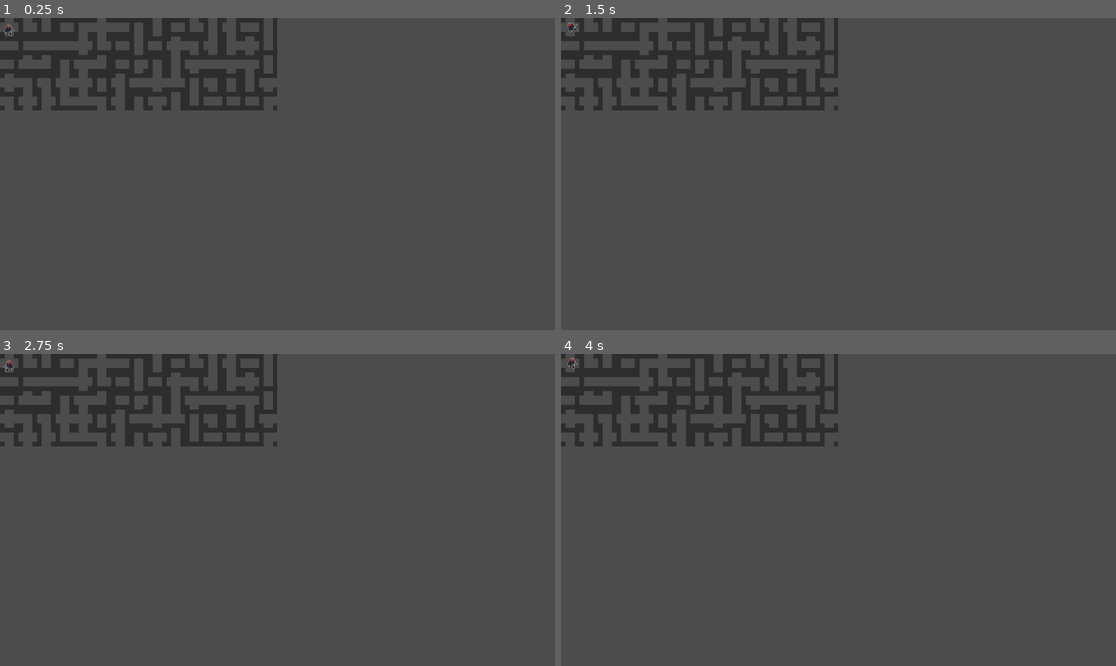
Above: before the commit, frames 1-4 (two rows, left to right).
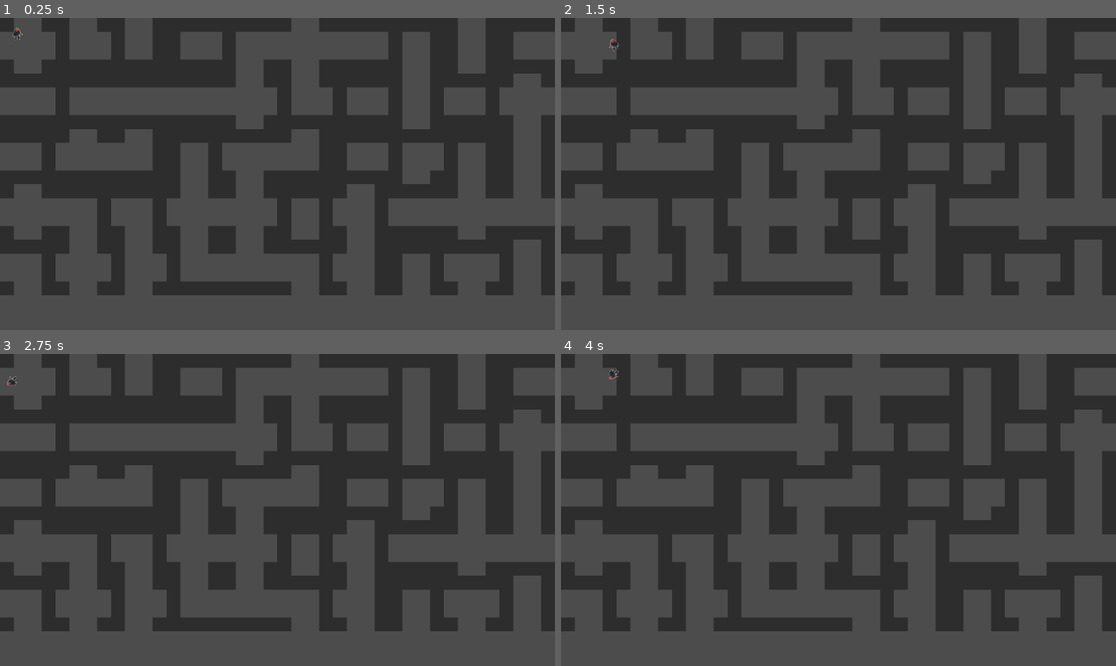
Above: after the commit, the same moments.

Repository: DorianSnowball/amazeing-mine
Game: Godot game, scene res://Gamefield.tscn
Same seed, same stepped clock (60 frames per second), same inputs: the game is played once before the commit and once after it.
Inputs:
- Up to frame 1 (0.25 s): no input
- Up to frame 2 (1.5 s): hold D (move_right) from 0.53 s (still down); tap Space (jümp) at 0.6, 1.35 s; tap Enter at 1.25 s
- Up to frame 3 (2.75 s): release D (move_right) at 2.03 s; hold A (move_left) from 2.03 s (still down); tap Space (jümp) at 2.1 s
- Up to frame 4 (4 s): release A (move_left) at 2.78 s; hold D (move_right) from 2.78 s (still down); tap Space (jümp) at 2.85, 3.6 s

The runs differ from the first frame. In frame 1, 42% of the frame differs, in the area x 0-100%, y 0-89%; in frame 2, 42%; in frame 3, 42%; in frame 4, 42%.

Commit message:
scaled up tiles by 3

Diff:
--- a/game/Dwarf.gd
+++ b/game/Dwarf.gd
@@ -15,40 +15,40 @@
 
 func _physics_process(delta):
 
-	velocity.x = 0
+    velocity.x = 0
 
-	# movement input here
-	if Input.is_action_pressed("move_left"):
-		velocity.x -= speed
-	if Input.is_action_pressed("move_right"):
-		velocity.x += speed
+    # movement input here
+    if Input.is_action_pressed("move_left"):
+        velocity.x -= speed
+    if Input.is_action_pressed("move_right"):
+        velocity.x += speed
 
-	# applying the velocity
-	velocity = move_and_slide(velocity, Vector2.UP)
+    # applying the velocity
+    velocity = move_and_slide(velocity, Vector2.UP)
 
-	# gravity
-	velocity.y += gravity * delta
+    # gravity
+    velocity.y += gravity * delta
 
-	# jump input
-	if Input.is_action_just_pressed("jümp") and is_on_floor():
-		velocity.y -= jumpforce
-		#sprite.flip_v = true
-		#yield(get_tree().create_timer(0.6),"timeout")
-		#sprite.flip_v = false
-		if velocity.x < 0:
-			for x in range(30): #16
-				sprite.rotation_degrees += 360/30  #22.5
-				yield(get_tree().create_timer(0.6/30),"timeout")
-		elif velocity.x >= 0:
-			for x in range(30): #16
-				sprite.rotation_degrees -= 360/30  #22.5
-				yield(get_tree().create_timer(0.6/30),"timeout")
+    # jump input
+    if Input.is_action_just_pressed("jümp") and is_on_floor():
+        velocity.y -= jumpforce
+        #sprite.flip_v = true
+        #yield(get_tree().create_timer(0.6),"timeout")
+        #sprite.flip_v = false
+        if velocity.x < 0:
+            for x in range(30): #16
+                sprite.rotation_degrees += 360/30  #22.5
+                yield(get_tree().create_timer(0.6/30),"timeout")
+        elif velocity.x >= 0:
+            for x in range(30): #16
+                sprite.rotation_degrees -= 360/30  #22.5
+                yield(get_tree().create_timer(0.6/30),"timeout")
 
-	# sprite direction
-	if velocity.x < 0:
-		sprite.flip_h = false
-	elif velocity.x > 0:
-		sprite.flip_h = true
+    # sprite direction
+    if velocity.x < 0:
+        sprite.flip_h = false
+    elif velocity.x > 0:
+        sprite.flip_h = true
 
 
 # Declare member variables here. Examples:
--- a/game/Gamefield.gd
+++ b/game/Gamefield.gd
@@ -19,96 +19,96 @@
 
 # Called when the node enters the scene tree for the first time.
 func _ready():
-	# init 2d array
-	for x in range(fieldsize_height):
-		field.append([])
-		field[x]=[]
-		for y in range(fieldsize_width):
-			field[x].append([])
-			field[x][y]=0
+    # init 2d array
+    for x in range(fieldsize_height):
+        field.append([])
+        field[x]=[]
+        for y in range(fieldsize_width):
+            field[x].append([])
+            field[x][y]=0
 
-	# draw field and test insert functions
-	drawField()
-	spawnDwarf()
-	#insertCol(true,2,1)
-	#yield(get_tree().create_timer(2.0),"timeout")
-	#drawField()
-	#insertCol(false,3,1)
-	#insertCol(true,2,0)
-	#yield(get_tree().create_timer(2.0),"timeout")
-	#drawField()
+    # draw field and test insert functions
+    drawField()
+    spawnDwarf()
+    #insertCol(true,2,1)
+    #yield(get_tree().create_timer(2.0),"timeout")
+    #drawField()
+    #insertCol(false,3,1)
+    #insertCol(true,2,0)
+    #yield(get_tree().create_timer(2.0),"timeout")
+    #drawField()
 
 func insertRow(left, row, tile):
-	row = field[row]
-	if left:
-		row.push_front(tile)
-		row.pop_back()
-	else:
-		row.push_back(tile)
-		row.pop_front()
+    row = field[row]
+    if left:
+        row.push_front(tile)
+        row.pop_back()
+    else:
+        row.push_back(tile)
+        row.pop_front()
 
 func insertCol(top, col, tile):
-	var row = [tile]
-	for i in field:
-		if top:
-			row.push_back(i[col])
-		else:
-			row.push_front(i[col])
+    var row = [tile]
+    for i in field:
+        if top:
+            row.push_back(i[col])
+        else:
+            row.push_front(i[col])
 
-	if top:
-		row.pop_back()
-	else:
-		row.pop_front()
+    if top:
+        row.pop_back()
+    else:
+        row.pop_front()
 
-	var j = 0
-	for i in field:
-		i[col] = row[j]
-		j+=1
+    var j = 0
+    for i in field:
+        i[col] = row[j]
+        j+=1
 
 
 
 func drawField():
-	tile_list.shuffle()
-	var i = 0
-	var j = 0
-	$".".get_children().clear()
-	for row in field:
-		for node in row:
-			var tile : KinematicBody2D = tile_list[randi() % tile_list.size()].instance()
-			tile.position = Vector2(j*64+32,i*64+32)
+    tile_list.shuffle()
+    var i = 0
+    var j = 0
+    $".".get_children().clear()
+    for row in field:
+        for node in row:
+            var tile : KinematicBody2D = tile_list[randi() % tile_list.size()].instance()
+            tile.position = Vector2(j*192+96,i*192+96)
 
-			#if randi() % 2 == 1:
-				#node.scale.y *= -1
+            #if randi() % 2 == 1:
+                #node.scale.y *= -1
 
-			#if randi() % 2 == 1:
-				#node.scale.x *= -1
+            #if randi() % 2 == 1:
+                #node.scale.x *= -1
 
-			tile.rotate((randi() % 4)* 1.5707963268)
+            tile.rotate((randi() % 4)* 1.5707963268)
 
 
-			$".".add_child(tile)
-			j+=1
-		i+=1
-		j=0
+            $".".add_child(tile)
+            j+=1
+        i+=1
+        j=0
 
 func spawnDwarf():
-	var dwarf = load("res://Dwarf.tscn").instance()
-	dwarf.position = Vector2(32, 32)
-	$".".add_child(dwarf)
-	#for row in field:
-		#for node in row:
-		#	#var sprite = $Tile_Corner
-		#	var sprite = Sprite.new()
-		#	sprite.texture = load(getTileTextureById(node))
-		#	sprite.position = Vector2(j*64+32,i*64+32)
-		#
-		#	$".".add_child(sprite)
-		#	j+=1
-		#i+=1
-		#j=0
+    var dwarf = load("res://Dwarf.tscn").instance()
+    dwarf.position = Vector2(32, 32)
+    $".".add_child(dwarf)
+    #for row in field:
+        #for node in row:
+        #	#var sprite = $Tile_Corner
+        #	var sprite = Sprite.new()
+        #	sprite.texture = load(getTileTextureById(node))
+        #	sprite.position = Vector2(j*64+32,i*64+32)
+        #
+        #	$".".add_child(sprite)
+        #	j+=1
+        #i+=1
+        #j=0
 
 func getTileTextureById(id):
-	return "res://Sprites/tile"+str(id)+".png"
+    return "res://Sprites/tile"+str(id)+".png"
 
 # Called every frame. 'delta' is the elapsed time since the previous frame.
 #func _process(delta):
--- a/game/Tile_Corner.tscn
+++ b/game/Tile_Corner.tscn
@@ -9,6 +9,7 @@
 extents = Vector2( 32, 8 )
 
 [node name="KinematicBody2D" type="KinematicBody2D"]
+scale = Vector2( 3, 3 )
 
 [node name="Sprite" type="Sprite" parent="."]
 texture = ExtResource( 1 )
--- a/game/Tile_End_Piece.tscn
+++ b/game/Tile_End_Piece.tscn
@@ -9,6 +9,7 @@
 extents = Vector2( 24, 8 )
 
 [node name="KinematicBody2D" type="KinematicBody2D"]
+scale = Vector2( 3, 3 )
 
 [node name="Sprite" type="Sprite" parent="."]
 texture = ExtResource( 1 )
--- a/game/Tile_Intersection.tscn
+++ b/game/Tile_Intersection.tscn
@@ -6,6 +6,7 @@
 extents = Vector2( 8, 8 )
 
 [node name="KinematicBody2D" type="KinematicBody2D"]
+scale = Vector2( 3, 3 )
 
 [node name="Sprite" type="Sprite" parent="."]
 texture = ExtResource( 1 )
--- a/game/Tile_T_Piece.tscn
+++ b/game/Tile_T_Piece.tscn
@@ -9,6 +9,7 @@
 extents = Vector2( 8, 8 )
 
 [node name="KinematicBody2D" type="KinematicBody2D"]
+scale = Vector2( 3, 3 )
 
 [node name="Tile_T_Piece" type="Sprite" parent="."]
 texture = ExtResource( 1 )
--- a/game/Tile_Tube.tscn
+++ b/game/Tile_Tube.tscn
@@ -6,6 +6,7 @@
 extents = Vector2( 32, 8 )
 
 [node name="KinematicBody2D" type="KinematicBody2D"]
+scale = Vector2( 3, 3 )
 
 [node name="Sprite" type="Sprite" parent="."]
 texture = ExtResource( 1 )
--- a/game/project.godot
+++ b/game/project.godot
@@ -10,6 +10,7 @@
 
 _global_script_classes=[  ]
 _global_script_class_icons={
+
 }
 
 [application]
